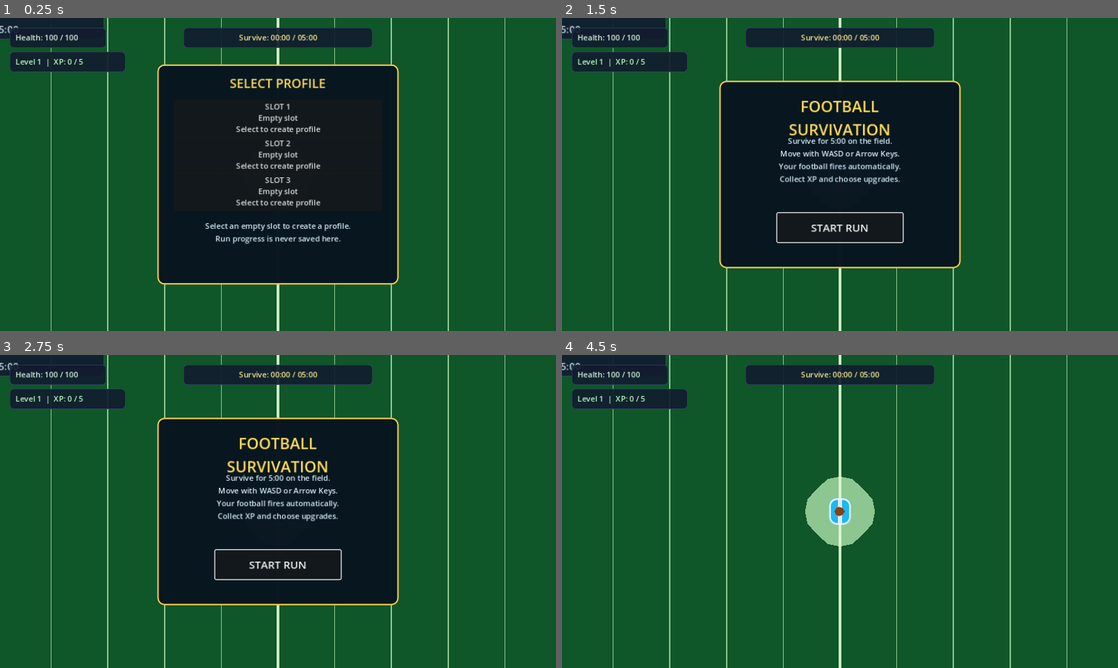
Above: before the commit, frames 1-4 (two rows, left to right).
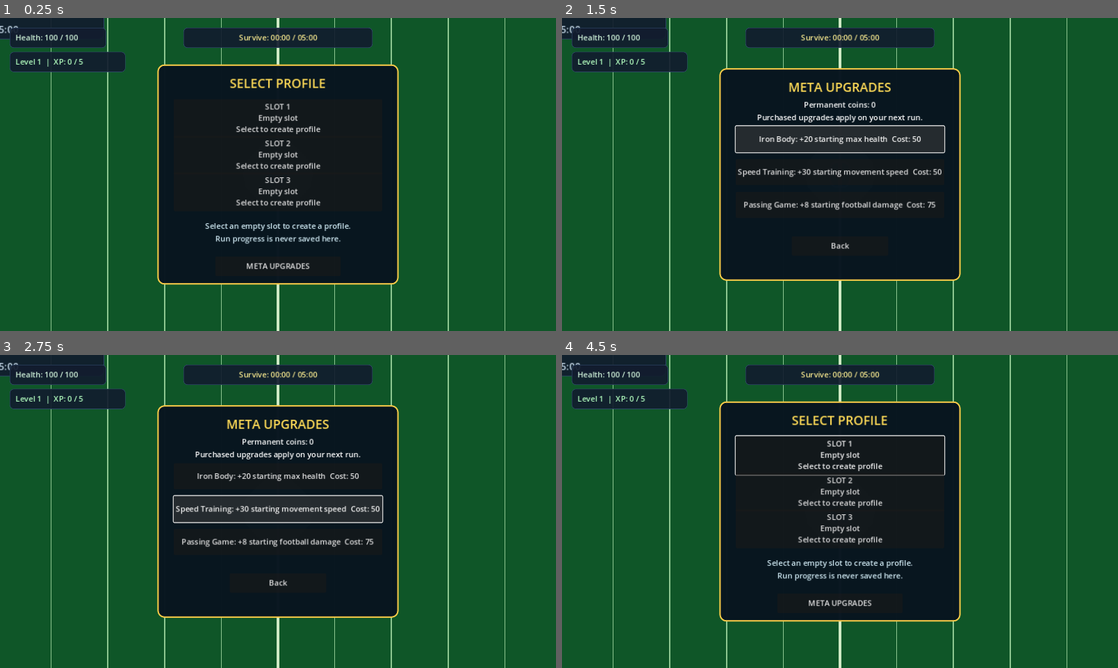
Above: after the commit, the same moments.

Repository: bulmaspanties/Football-Survivation
Game: Godot game, scene res://scenes/Main.tscn
Two runs of this game, one before a commit and one after it. Both use one fixed random seed, a clock stepped at 60 frames per second and the inputs below.
Inputs (mouse positions are in pixels of both pictures, inside the frame that each line leads up to):
- Up to frame 1 (0.25 s): no input
- Up to frame 2 (1.5 s): click (840, 265) at 0.5 s, where only the run after the commit has a clickable "META UPGRADES"; click (840, 140) at 1.25 s, where only the run after the commit has a clickable "Iron Body: +20 starting max h…"
- Up to frame 3 (2.75 s): click (278, 508) at 2 s, where only the run after the commit has a clickable "Speed Training: +30 starting …"
- Up to frame 4 (4.5 s): click (840, 542) at 2.75 s, where only the run after the commit has a clickable "Passing Game: +8 starting foo…"; click (840, 583) at 3.5 s, where only the run after the commit has a clickable "Back"; click (840, 564) at 4.25 s, where only the run before the commit has a clickable "START RUN"

The runs differ from the first frame. In frame 1, 0.2% of the frame differs, in the area x 44-56%, y 78-81%; in frame 2, 10%; in frame 3, 10%; in frame 4, 31%, in the area x 28-72%, y 14-86%.

Commit message:
Add profile meta progression
Co-authored-by: Copilot App <223556219+Copilot@users.noreply.github.com>

Diff:
--- a/scenes/Main.tscn
+++ b/scenes/Main.tscn
@@ -320,6 +320,14 @@
 horizontal_alignment = 1
 vertical_alignment = 1
 
+[node name="MetaButton" type="Button" parent="HUD/ProfilePanel"]
+offset_left = 120.0
+offset_top = 398.0
+offset_right = 380.0
+offset_bottom = 438.0
+process_mode = 3
+text = "META UPGRADES"
+
 [node name="HealthPanel" type="Panel" parent="HUD"]
 offset_left = 20.0
 offset_top = 20.0
@@ -415,17 +423,17 @@
 
 [node name="GameOverPanel" type="Panel" parent="HUD"]
 visible = false
-offset_left = 426.0
-offset_top = 258.0
-offset_right = 726.0
-offset_bottom = 390.0
+offset_left = 386.0
+offset_top = 226.0
+offset_right = 766.0
+offset_bottom = 422.0
 mouse_filter = 2
 theme_override_styles/panel = SubResource("StyleBoxFlat_game_over")
 
 [node name="Label" type="Label" parent="HUD/GameOverPanel"]
 offset_left = 20.0
 offset_top = 20.0
-offset_right = 280.0
+offset_right = 360.0
 offset_bottom = 112.0
 theme_override_colors/font_color = Color(1, 0.86, 0.86, 1)
 text = "GAME OVER\nThe arena got you."
@@ -433,12 +441,19 @@
 vertical_alignment = 1
 
 [node name="RestartButton" type="Button" parent="HUD/GameOverPanel"]
-offset_left = 75.0
-offset_top = 88.0
-offset_right = 225.0
-offset_bottom = 124.0
+offset_left = 115.0
+offset_top = 148.0
+offset_right = 265.0
+offset_bottom = 184.0
 process_mode = 3
 text = "Restart Run"
+
+[node name="Currency" type="Label" parent="HUD/GameOverPanel"]
+offset_left = 20.0
+offset_top = 94.0
+offset_right = 360.0
+offset_bottom = 136.0
+horizontal_alignment = 1
 
 [node name="VictoryPanel" type="Panel" parent="HUD"]
 visible = false
@@ -460,6 +475,13 @@
 horizontal_alignment = 1
 vertical_alignment = 1
 
+[node name="Currency" type="Label" parent="HUD/VictoryPanel"]
+offset_left = 20.0
+offset_top = 84.0
+offset_right = 280.0
+offset_bottom = 124.0
+horizontal_alignment = 1
+
 [node name="RestartButton" type="Button" parent="HUD/VictoryPanel"]
 offset_left = 75.0
 offset_top = 128.0
@@ -467,6 +489,62 @@
 offset_bottom = 164.0
 process_mode = 3
 text = "Play Again"
+
+[node name="MetaPanel" type="Panel" parent="HUD"]
+visible = false
+process_mode = 3
+offset_left = 326.0
+offset_top = 104.0
+offset_right = 826.0
+offset_bottom = 544.0
+mouse_filter = 1
+theme_override_styles/panel = SubResource("StyleBoxFlat_title")
+
+[node name="Title" type="Label" parent="HUD/MetaPanel"]
+offset_left = 24.0
+offset_top = 20.0
+offset_right = 476.0
+offset_bottom = 58.0
+theme_override_colors/font_color = Color(1, 0.86, 0.34, 1)
+theme_override_font_sizes/font_size = 26
+text = "META UPGRADES"
+horizontal_alignment = 1
+
+[node name="Status" type="Label" parent="HUD/MetaPanel"]
+offset_left = 34.0
+offset_top = 64.0
+offset_right = 466.0
+offset_bottom = 104.0
+horizontal_alignment = 1
+
+[node name="UpgradeButton1" type="Button" parent="HUD/MetaPanel"]
+offset_left = 34.0
+offset_top = 120.0
+offset_right = 466.0
+offset_bottom = 174.0
+process_mode = 3
+
+[node name="UpgradeButton2" type="Button" parent="HUD/MetaPanel"]
+offset_left = 34.0
+offset_top = 188.0
+offset_right = 466.0
+offset_bottom = 242.0
+process_mode = 3
+
+[node name="UpgradeButton3" type="Button" parent="HUD/MetaPanel"]
+offset_left = 34.0
+offset_top = 256.0
+offset_right = 466.0
+offset_bottom = 310.0
+process_mode = 3
+
+[node name="BackButton" type="Button" parent="HUD/MetaPanel"]
+offset_left = 150.0
+offset_top = 348.0
+offset_right = 350.0
+offset_bottom = 388.0
+process_mode = 3
+text = "Back"
 
 [node name="PausePanel" type="Panel" parent="HUD"]
 visible = false
--- a/scripts/main.gd
+++ b/scripts/main.gd
@@ -19,6 +19,13 @@
 @onready var enemy_spawner: EnemySpawner = $EnemySpawner
 @onready var title_panel: Panel = $HUD/TitlePanel
 @onready var profile_panel: Panel = $HUD/ProfilePanel
+@onready var meta_panel: Panel = $HUD/MetaPanel
+@onready var meta_status: Label = $HUD/MetaPanel/Status
+@onready var meta_buttons: Array[Button] = [
+	$HUD/MetaPanel/UpgradeButton1,
+	$HUD/MetaPanel/UpgradeButton2,
+	$HUD/MetaPanel/UpgradeButton3,
+]
 @onready var pause_panel: Panel = $HUD/PausePanel
 @onready var settings_panel: Panel = $HUD/SettingsPanel
 @onready var volume_slider: HSlider = $HUD/SettingsPanel/VolumeSlider
@@ -28,10 +35,14 @@
 @onready var tackle_weapon: TackleWeapon = $Player/TackleWeapon
 @onready var hail_mary_weapon: HailMaryWeapon = $Player/HailMaryWeapon
 @onready var stiff_arm: StiffArm = $Player/StiffArm
+@onready var victory_currency: Label = $HUD/VictoryPanel/Currency
+@onready var game_over_currency: Label = $HUD/GameOverPanel/Currency
 
 var survival_time := 0.0
 var run_finished := false
 var run_started := false
+var reward_granted := false
+var last_run_reward := 0
 
 const UPGRADE_OPTIONS := [
 	{"id": "tackle_unlock", "label": "Unlock Tackle Burst (close-range damage)", "category": "weapon"},
@@ -53,6 +64,10 @@
 	$HUD/ProfilePanel/Slot1.pressed.connect(_select_profile.bind(0))
 	$HUD/ProfilePanel/Slot2.pressed.connect(_select_profile.bind(1))
 	$HUD/ProfilePanel/Slot3.pressed.connect(_select_profile.bind(2))
+	$HUD/ProfilePanel/MetaButton.pressed.connect(_open_meta_upgrades)
+	$HUD/MetaPanel/BackButton.pressed.connect(_close_meta_upgrades)
+	for index in meta_buttons.size():
+		meta_buttons[index].pressed.connect(_purchase_meta_upgrade.bind(index))
 	$HUD/GameOverPanel/RestartButton.pressed.connect(_restart_run)
 	$HUD/VictoryPanel/RestartButton.pressed.connect(_restart_run)
 	$HUD/PausePanel/ResumeButton.pressed.connect(_resume_run)
@@ -70,6 +85,8 @@
 	_refresh_profile_buttons()
 	profile_panel.visible = ProfileManager.profile_selection_requested or ProfileManager.selected_slot < 0
 	title_panel.visible = not profile_panel.visible
+	meta_panel.visible = false
+	_refresh_meta_upgrades()
 	for index in upgrade_buttons.size():
 		upgrade_buttons[index].pressed.connect(_on_upgrade_selected.bind(index))
 	player.set_physics_process(false)
@@ -187,10 +204,13 @@
 		return
 	run_started = true
 	run_finished = false
+	reward_granted = false
+	last_run_reward = 0
 	survival_time = 0.0
 	title_panel.visible = false
 	profile_panel.visible = false
 	ProfileManager.mark_played()
+	player.apply_profile_upgrades(ProfileManager.selected_unlocks())
 	enemy_spawner.reset_run()
 	player.set_physics_process(true)
 	auto_weapon.set_process(true)
@@ -206,8 +226,10 @@
 	upgrade_panel.visible = false
 	pause_panel.visible = false
 	settings_panel.visible = false
+	_grant_run_reward(false)
 	get_tree().paused = false
 	game_over_panel.visible = true
+	game_over_currency.text = "Profile reward: +%d coins\nTotal coins: %d" % [last_run_reward, ProfileManager.currency()]
 
 func _finish_victory() -> void:
 	run_finished = true
@@ -216,8 +238,17 @@
 	upgrade_panel.visible = false
 	pause_panel.visible = false
 	settings_panel.visible = false
+	_grant_run_reward(true)
 	victory_panel.visible = true
+	victory_currency.text = "Profile reward: +%d coins\nTotal coins: %d" % [last_run_reward, ProfileManager.currency()]
 	get_tree().paused = true
+
+func _grant_run_reward(victory: bool) -> void:
+	if reward_granted:
+		return
+	reward_granted = true
+	last_run_reward = 100 if victory else min(50, 10 + int(survival_time / 30.0))
+	ProfileManager.add_currency(last_run_reward)
 
 func _restart_run() -> void:
 	get_tree().paused = false
@@ -238,6 +269,39 @@
 	profile_panel.visible = false
 	title_panel.visible = true
 	$HUD/TitlePanel/StartButton.grab_focus()
+
+func _open_meta_upgrades() -> void:
+	profile_panel.visible = false
+	title_panel.visible = false
+	meta_panel.visible = true
+	_refresh_meta_upgrades()
+	meta_buttons[0].grab_focus()
+
+func _close_meta_upgrades() -> void:
+	meta_panel.visible = false
+	profile_panel.visible = ProfileManager.selected_slot < 0
+	title_panel.visible = not profile_panel.visible
+	if profile_panel.visible:
+		$HUD/ProfilePanel/Slot1.grab_focus()
+	else:
+		$HUD/TitlePanel/StartButton.grab_focus()
+
+func _purchase_meta_upgrade(index: int) -> void:
+	var upgrade_id: String = ProfileManager.META_UPGRADES[index]["id"]
+	if ProfileManager.purchase_upgrade(upgrade_id):
+		meta_status.text = "Purchased. Applies on the next run.\nCoins: %d" % ProfileManager.currency()
+	else:
+		meta_status.text = "Cannot purchase: already owned or insufficient coins.\nCoins: %d" % ProfileManager.currency()
+	_refresh_meta_upgrades()
+
+func _refresh_meta_upgrades() -> void:
+	if not is_instance_valid(meta_panel):
+		return
+	meta_status.text = "Permanent coins: %d\nPurchased upgrades apply on your next run." % ProfileManager.currency()
+	for index in meta_buttons.size():
+		var upgrade: Dictionary = ProfileManager.META_UPGRADES[index]
+		var owned := ProfileManager.has_unlock(upgrade["id"])
+		meta_buttons[index].text = "%s%s" % [upgrade["label"], "  [OWNED]" if owned else "  Cost: %d" % upgrade["cost"]]
 
 func _refresh_profile_buttons() -> void:
 	var buttons: Array[Button] = [
--- a/scripts/player.gd
+++ b/scripts/player.gd
@@ -107,3 +107,15 @@
 		"stiff_arm_cooldown":
 			if stiff_arm_unlocked:
 				stiff_arm.upgrade_cooldown(0.25)
+
+func apply_profile_upgrades(unlocks: Array) -> void:
+	for unlock in unlocks:
+		match str(unlock):
+			"iron_body":
+				max_health += 20.0
+				health = max_health
+			"speed_training":
+				speed += 30.0
+			"passing_game":
+				($AutoWeapon as AutoWeapon).upgrade_damage(8.0)
+	health_changed.emit(health, max_health)
--- a/scripts/profile_manager.gd
+++ b/scripts/profile_manager.gd
@@ -6,6 +6,12 @@
 var selected_slot := -1
 var profile_selection_requested := true
 var profiles: Array[Dictionary] = []
+
+const META_UPGRADES := [
+	{"id": "iron_body", "label": "Iron Body: +20 starting max health", "cost": 50},
+	{"id": "speed_training", "label": "Speed Training: +30 starting movement speed", "cost": 50},
+	{"id": "passing_game", "label": "Passing Game: +8 starting football damage", "cost": 75},
+]
 
 func _ready() -> void:
 	_load_profiles()
@@ -27,6 +33,39 @@
 		return
 	profiles[selected_slot]["last_played"] = Time.get_datetime_string_from_system()
 	_save_profiles()
+
+func currency() -> int:
+	if selected_slot < 0 or selected_slot >= SLOT_COUNT:
+		return 0
+	return int(profiles[selected_slot].get("permanent_currency", 0))
+
+func add_currency(amount: int) -> void:
+	if selected_slot < 0 or selected_slot >= SLOT_COUNT or amount <= 0:
+		return
+	profiles[selected_slot]["permanent_currency"] = currency() + amount
+	_save_profiles()
+
+func has_unlock(upgrade_id: String) -> bool:
+	if selected_slot < 0 or selected_slot >= SLOT_COUNT:
+		return false
+	return upgrade_id in profiles[selected_slot].get("unlocks", [])
+
+func selected_unlocks() -> Array:
+	if selected_slot < 0 or selected_slot >= SLOT_COUNT:
+		return []
+	return profiles[selected_slot].get("unlocks", []).duplicate()
+
+func purchase_upgrade(upgrade_id: String) -> bool:
+	for upgrade in META_UPGRADES:
+		if upgrade["id"] != upgrade_id:
+			continue
+		if has_unlock(upgrade_id) or currency() < int(upgrade["cost"]):
+			return false
+		profiles[selected_slot]["permanent_currency"] = currency() - int(upgrade["cost"])
+		profiles[selected_slot]["unlocks"].append(upgrade_id)
+		_save_profiles()
+		return true
+	return false
 
 func profile_summary(slot: int) -> String:
 	if slot < 0 or slot >= SLOT_COUNT or profiles[slot].is_empty():
Not shown, changed: README.md
